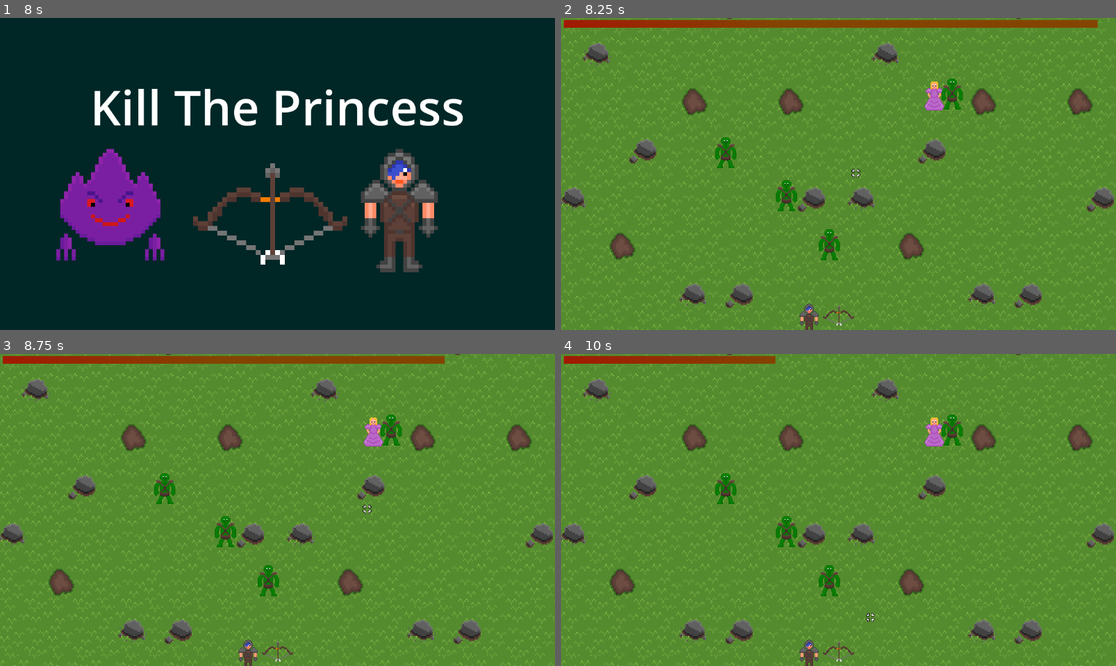
Above: before the commit, frames 1-4 (two rows, left to right).
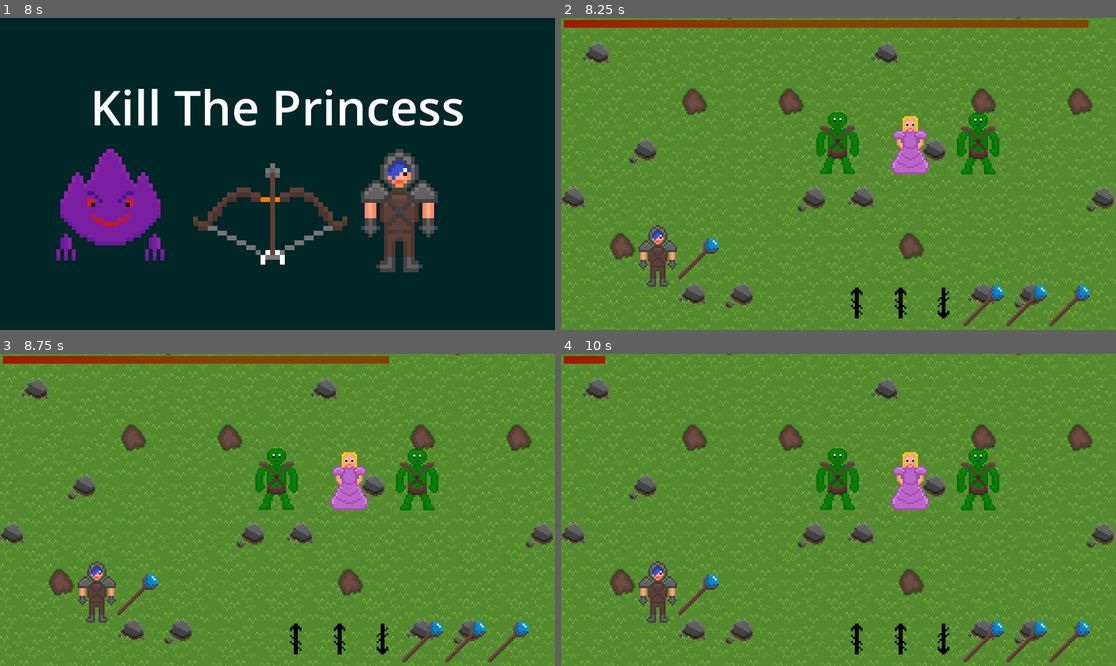
Above: after the commit, the same moments.

Repository: JamsterMan/Game-Jam-PS-16
Game: Godot game, scene res://Scenes/main_menu.tscn
Same seed, same stepped clock (60 frames per second), same inputs: the game is played once before the commit and once after it.
Inputs:
- Up to frame 1 (8 s): click "PLAY" at 0.5 s; hold Right (move_right) 1.28-2.03 s; tap Enter at 2, 5.75 s; hold Down (move_down) 2.03-2.78 s; hold Right (move_right) 2.78-3.53 s; hold Up (move_up) 3.53-4.28 s; hold Left (move_left) 4.28-5.78 s; tap Space at 5, 6.5 s; hold Down (move_down) 5.78-6.53 s; hold Right (move_right) 6.53-7.28 s; hold Up (move_up) from 7.28 s (still down)
- Up to frame 2 (8.25 s): tap Enter at 8 s; release Up (move_up) at 8.03 s; hold Right (move_right) from 8.03 s (still down)
- Up to frame 3 (8.75 s): keep holding Right (move_right)
- Up to frame 4 (10 s): release Right (move_right) at 8.78 s; hold Down (move_down) 8.78-9.53 s; hold Left (move_left) from 9.53 s (still down)

Frame 1 is identical in both runs. In frame 2, 6.3% of the frame differs, in the area x 14-97%, y 0-100%; in frame 3, 6.5%; in frame 4, 7.0%, in the area x 8-96%, y 0-100%.

Commit message:
game fixes
-fixed player spamming all buttons to complete type and quick time event by added miss delay to input

Diff:
--- a/gamejam-ps16/Scripts/mini_game_controller.gd
+++ b/gamejam-ps16/Scripts/mini_game_controller.gd
@@ -34,7 +34,8 @@
 	var rng = RandomNumberGenerator.new()
 	rng.randomize()
 	last_minigame_path_index = rng.randi_range(0,minigames.size()-1)
-	var next_minigame = load(minigames[last_minigame_path_index])
+	#var next_minigame = load(minigames[last_minigame_path_index])
+	var next_minigame = load(minigames[1])
 	minigame_info._set_weapon_image(last_minigame_path_index)
 	minigame_background._change_background(last_minigame_path_index)
 
@@ -74,7 +75,8 @@
 		minigame_path_index += 1
 	last_minigame_path_index = minigame_path_index
 	#game 0 = aim, 1 = type, 2 = quicktime
-	var next_minigame = load(minigames[minigame_path_index])
+	#var next_minigame = load(minigames[minigame_path_index])
+	var next_minigame = load(minigames[1])
 	minigame = next_minigame.instantiate()
 	add_child(minigame)
 	#reset minigame info animation
--- a/gamejam-ps16/Scripts/mini_game_quick_time.gd
+++ b/gamejam-ps16/Scripts/mini_game_quick_time.gd
@@ -20,7 +20,12 @@
 @export var char_fake: Texture2D
 @export var char_target_hit: Texture2D
 
+@export var miss_delay : float = 0.3
+var miss = false
+var delay_time : float = 0
+
 var next_button : String = "move_up"
+var other_buttons : String = "only_up"
 var parent: Node2D
 
 # Called when the node enters the scene tree for the first time.
@@ -60,12 +65,16 @@
 		return
 	if(target_postions[correct_presses] == button.UP):
 		next_button = "move_up"
+		other_buttons = "only_up"
 	elif(target_postions[correct_presses] == button.DOWN):
 		next_button = "move_down"
+		other_buttons = "only_down"
 	elif(target_postions[correct_presses] == button.RIGHT):
 		next_button = "move_right"
+		other_buttons = "only_right"
 	else:
 		next_button = "move_left"
+		other_buttons = "only_left"
 
 func _set_target_hit():
 	target_sprites[correct_presses].texture = char_target_hit
@@ -81,8 +90,17 @@
 		# Called every frame. 'delta' is the elapsed time since the previous frame.
 func _process(_delta: float) -> void:
 	if(correct_presses < presses_needed):
-		if(Input.is_action_just_pressed(next_button)):
-			_set_target_hit()
-			correct_presses += 1
-			_set_next_button()
-			_set_next_images()
+		if(Input.is_action_just_pressed(other_buttons)):
+			#stops player spam - need indiceation like sound
+			miss = true
+			delay_time = 0.0
+		if(!miss):
+			if(Input.is_action_just_pressed(next_button)):
+				_set_target_hit()
+				correct_presses += 1
+				_set_next_button()
+				_set_next_images()
+		else:
+			delay_time += _delta
+			if(delay_time >= miss_delay):
+				miss = false
--- a/gamejam-ps16/Scripts/mini_game_typing.gd
+++ b/gamejam-ps16/Scripts/mini_game_typing.gd
@@ -24,7 +24,14 @@
 
 @export var min_buttons: int = 3
 @export var max_buttons: int = 6
+
+@export var miss_delay : float = 0.3
+var miss = false
+var delay_time : float = 0
+
 var next_button : String = "move_up"
+var other_buttons : String = "only_up"
+
 var correct_button_presses: int = 0
 var button_count: int = 0
 var parent: Node2D
@@ -70,12 +77,16 @@
 		return
 	if(buttons[correct_button_presses] == button.UP):
 		next_button = "move_up"
+		other_buttons = "only_up"
 	elif(buttons[correct_button_presses] == button.DOWN):
 		next_button = "move_down"
+		other_buttons = "only_down"
 	elif(buttons[correct_button_presses] == button.RIGHT):
 		next_button = "move_right"
+		other_buttons = "only_right"
 	else:
 		next_button = "move_left"
+		other_buttons = "only_left"
 
 #changes button sprites to show that the button has been entered correctly
 func _set_pressed_button():
@@ -98,10 +109,20 @@
 # Called every frame. 'delta' is the elapsed time since the previous frame.
 func _process(_delta: float) -> void:
 	if(correct_button_presses < button_count):
-		if(Input.is_action_just_pressed(next_button)):
-			_set_pressed_button()
-			correct_button_presses += 1
-			_set_next_button()
+		if(Input.is_action_just_pressed(other_buttons)):
+			#stops player spam - need indiceation like sound
+			miss = true
+			delay_time = 0.0
+		if(!miss):
+			if(Input.is_action_just_pressed(next_button)):
+				_set_pressed_button()
+				correct_button_presses += 1
+				_set_next_button()
+		else:
+			delay_time += _delta
+			print(delay_time)
+			if(delay_time >= miss_delay):
+				miss = false
 			#check if game done -> change sprite
 	if(death_animation_done):
 		parent._death_sound()
--- a/gamejam-ps16/project.godot
+++ b/gamejam-ps16/project.godot
@@ -59,6 +59,34 @@
 "events": [Object(InputEventKey,"resource_local_to_scene":false,"resource_name":"","device":-1,"window_id":0,"alt_press …(195 unchanged characters)…
 ]
 }
+only_up={
+"deadzone": 0.5,
+"events": [Object(InputEventKey,"resource_local_to_scene":false,"resource_name":"","device":-1,"window_id":0,"alt_pressed":false,"shift_pressed":false,"ctrl_pressed":false,"meta_pressed":false,"pressed":false,"keycode":0,"physical_keycode":4194319,"key_label":0,"unicode":0,"location":0,"echo":false,"script":null)
+, Object(InputEventKey,"resource_local_to_scene":false,"resource_name":"","device":-1,"window_id":0,"alt_pressed":false,"shift_pressed":false,"ctrl_pressed":false,"meta_pressed":false,"pressed":false,"keycode":0,"physical_keycode":4194322,"key_label":0,"unicode":0,"location":0,"echo":false,"script":null)
+, Object(InputEventKey,"resource_local_to_scene":false,"resource_name":"","device":-1,"window_id":0,"alt_pressed":false,"shift_pressed":false,"ctrl_pressed":false,"meta_pressed":false,"pressed":false,"keycode":0,"physical_keycode":4194321,"key_label":0,"unicode":0,"location":0,"echo":false,"script":null)
+]
+}
+only_down={
+"deadzone": 0.5,
+"events": [Object(InputEventKey,"resource_local_to_scene":false,"resource_name":"","device":-1,"window_id":0,"alt_pressed":false,"shift_pressed":false,"ctrl_pressed":false,"meta_pressed":false,"pressed":false,"keycode":0,"physical_keycode":4194319,"key_label":0,"unicode":0,"location":0,"echo":false,"script":null)
+, Object(InputEventKey,"resource_local_to_scene":false,"resource_name":"","device":-1,"window_id":0,"alt_pressed":false,"shift_pressed":false,"ctrl_pressed":false,"meta_pressed":false,"pressed":false,"keycode":0,"physical_keycode":4194320,"key_label":0,"unicode":0,"location":0,"echo":false,"script":null)
+, Object(InputEventKey,"resource_local_to_scene":false,"resource_name":"","device":-1,"window_id":0,"alt_pressed":false,"shift_pressed":false,"ctrl_pressed":false,"meta_pressed":false,"pressed":false,"keycode":0,"physical_keycode":4194321,"key_label":0,"unicode":0,"location":0,"echo":false,"script":null)
+]
+}
+only_left={
+"deadzone": 0.5,
+"events": [Object(InputEventKey,"resource_local_to_scene":false,"resource_name":"","device":-1,"window_id":0,"alt_pressed":false,"shift_pressed":false,"ctrl_pressed":false,"meta_pressed":false,"pressed":false,"keycode":0,"physical_keycode":4194320,"key_label":0,"unicode":0,"location":0,"echo":false,"script":null)
+, Object(InputEventKey,"resource_local_to_scene":false,"resource_name":"","device":-1,"window_id":0,"alt_pressed":false,"shift_pressed":false,"ctrl_pressed":false,"meta_pressed":false,"pressed":false,"keycode":0,"physical_keycode":4194321,"key_label":0,"unicode":0,"location":0,"echo":false,"script":null)
+, Object(InputEventKey,"resource_local_to_scene":false,"resource_name":"","device":-1,"window_id":0,"alt_pressed":false,"shift_pressed":false,"ctrl_pressed":false,"meta_pressed":false,"pressed":false,"keycode":0,"physical_keycode":4194322,"key_label":0,"unicode":0,"location":0,"echo":false,"script":null)
+]
+}
+only_right={
+"deadzone": 0.5,
+"events": [Object(InputEventKey,"resource_local_to_scene":false,"resource_name":"","device":-1,"window_id":0,"alt_pressed":false,"shift_pressed":false,"ctrl_pressed":false,"meta_pressed":false,"pressed":false,"keycode":0,"physical_keycode":4194320,"key_label":0,"unicode":0,"location":0,"echo":false,"script":null)
+, Object(InputEventKey,"resource_local_to_scene":false,"resource_name":"","device":-1,"window_id":0,"alt_pressed":false,"shift_pressed":false,"ctrl_pressed":false,"meta_pressed":false,"pressed":false,"keycode":0,"physical_keycode":4194319,"key_label":0,"unicode":0,"location":0,"echo":false,"script":null)
+, Object(InputEventKey,"resource_local_to_scene":false,"resource_name":"","device":-1,"window_id":0,"alt_pressed":false,"shift_pressed":false,"ctrl_pressed":false,"meta_pressed":false,"pressed":false,"keycode":0,"physical_keycode":4194322,"key_label":0,"unicode":0,"location":0,"echo":false,"script":null)
+]
+}
 
 [rendering]
 
